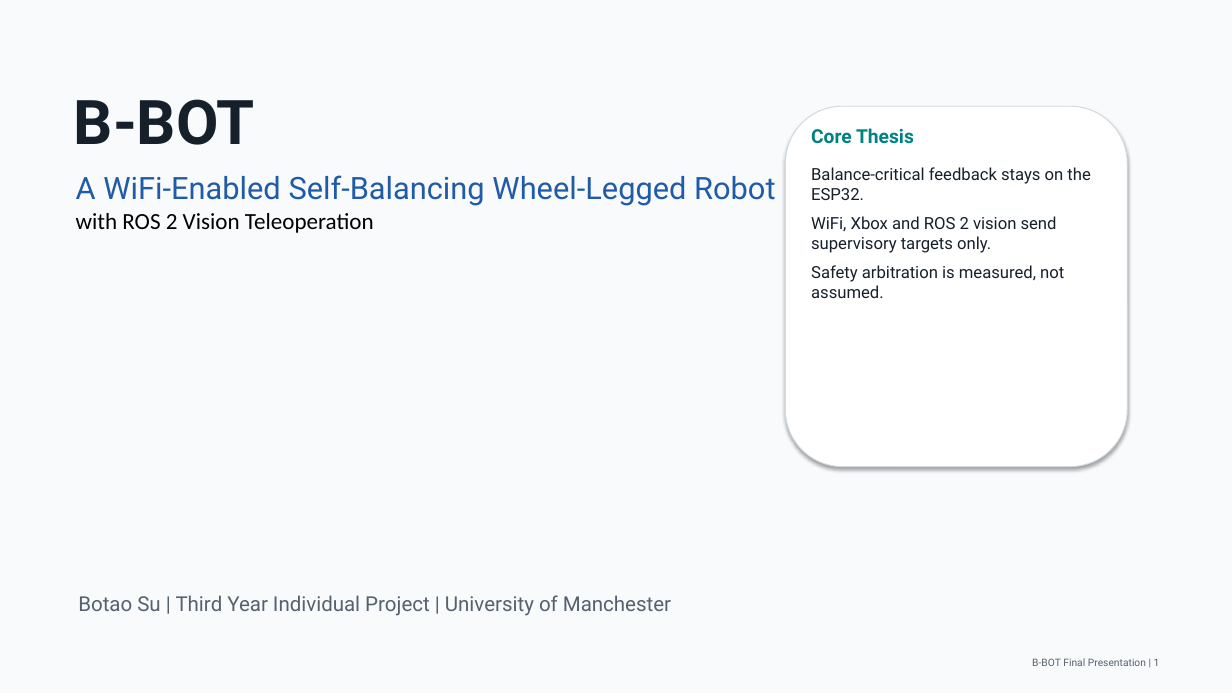
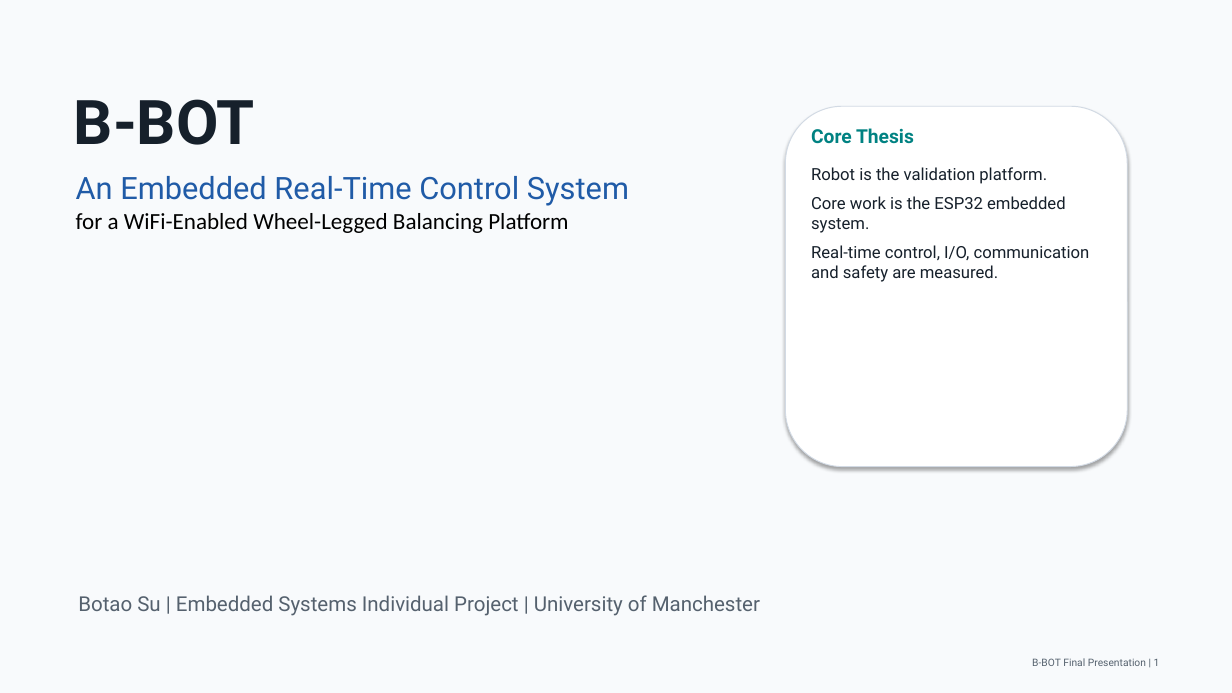
Before and after one commit to Realsbt/B-BOT, a slide deck: slide 1 of Report/presentation/B-BOT_final_presentation.pptx. Drawn at 1232x693 pixels with LibreOffice and Linux fonts; fonts in the diff are those of the drawing. Boxes give left, top, right and bottom in pixels: in the first picture for what was removed or moved away, otherwise in the second. Text is boxed around its words. In the diff, an @@ line names an element or a change of style, - is before the commit and + after.

```diff
--- a/Report/presentation/B-BOT_final_presentation.pptx
+++ b/Report/presentation/B-BOT_final_presentation.pptx
@@ text at (76,176,629,233): text changed; size 24 to 18 pt; font Roboto to Calibri; text colour #205BA7 to #000000 @@
-A WiFi-Enabled Self-Balancing Wheel-Legged Robot
-with ROS 2 Vision Teleoperation
+An Embedded Real-Time Control System
+for a WiFi-Enabled Wheel-Legged Balancing Platform
@@ text at (811,167,1090,282): text changed @@
-Balance-critical feedback stays on the ESP32.
-WiFi, Xbox and ROS 2 vision send supervisory targets only.
-Safety arbitration is measured, not assumed.
+Robot is the validation platform.
+Core work is the ESP32 embedded system.
+Real-time control, I/O, communication and safety are measured.
@@ text at (78,595,760,616): text changed @@
-Botao Su | Third Year Individual Project | University of Manchester
+Botao Su | Embedded Systems Individual Project | University of Manchester
```
Also in this commit, not shown: 9 other slides changed, 4 other files.
